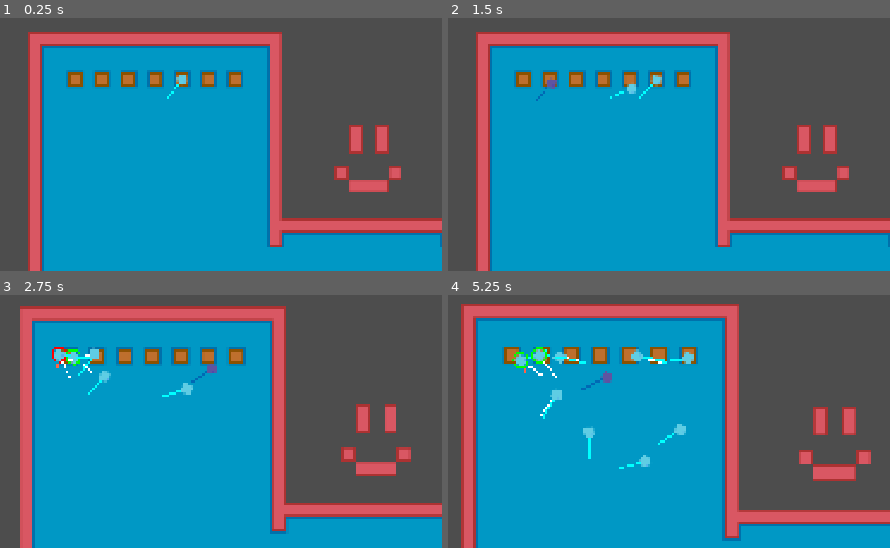
Above: before the commit, frames 1-4 (two rows, left to right).
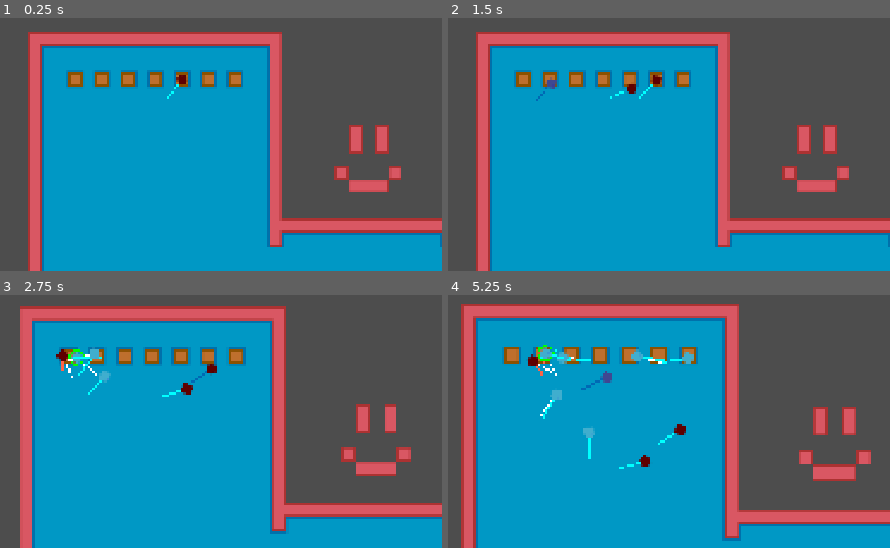
Above: after the commit, the same moments.

Repository: djairoh/crowdSim
Game: Godot game, scene res://scenes/crowd_manager.tscn
The game is run twice, just before and just after one commit, with the same random seed, the same clock (stepped at 60 frames per second) and the same inputs.
Inputs (mouse positions are in pixels of both pictures, inside the frame that each line leads up to):
- Up to frame 1 (0.25 s): no input
- Up to frame 2 (1.5 s): tap Enter at 0.5 s; drag from (629, 81) to (outside the picture) at 0.52 s; tap R (resetCamera) at 1.25 s; drag from (549, 81) to (448, 136) at 1.27 s
- Up to frame 3 (2.75 s): move the mouse to (207, 360) at 2.02 s; hold Mouse wheel up (zoomIn) from 2.03 s (still down); click (207, 360) at 2.17 s
- Up to frame 4 (5.25 s): release Mouse wheel up (zoomIn) at 2.75 s; drag from (523, 358) to (669, 398) at 2.77 s; drag from (545, 360) to (531, 322) at 3.52 s; drag from (509, 358) to (642, 439) at 4.27 s; move the mouse to (607, 373) at 5.02 s; hold Mouse wheel up (zoomIn) from 5.03 s (still down); click (607, 373) at 5.17 s

The runs differ from the first frame. In frame 1, less than 0.1% of the frame differs, in the area x 39-43%, y 22-27%; in frame 2, 0.2%; in frame 3, 0.8%; in frame 4, 1.4%, in the area x 14-56%, y 19-68%.

Commit message:
Fix personal spaces and add sprite colors

Diff:
--- a/scripts/Agent.gd
+++ b/scripts/Agent.gd
@@ -7,7 +7,6 @@
 @onready var repulsion = $Repulsion
 @onready var rules = $Rules
 @onready var agent_state: AgentState = $AgentState
-
 
 @export var max_speed: float = 32.0
 @export var acceleration: float = 10.0
@@ -92,6 +91,11 @@
 	forces._draw()
 	repulsion._draw()
 
+	## Show panic agents
+	#if agent_state.is_panic():
+		#draw_circle(Vector2.ZERO, 6.0, Color.ORANGE_RED, true)
+
+
 	if rules.stopping_rule:
 		draw_circle(Vector2.ZERO, 8.0, Color.RED, false, 2.0)
 		draw_line(Vector2.ZERO, repulsion.F_r_ot * 20.0, Color.RED, 2.0)
--- a/scripts/CrowdManager.gd
+++ b/scripts/CrowdManager.gd
@@ -6,6 +6,10 @@
 
 @onready var lvl = $level
 @onready var nav_reg = $level/NavigationRegion2D
+
+# Panic agent ratio
+@export_range(0.0, 1.0)
+var panic_ratio: float = 0.2
 
 func _ready():
 	var viewport_size = get_viewport_rect().size
@@ -18,6 +22,13 @@
 func _initialize_agent(agent: CrowdAgent):
 	agent.set_crowd_manager(self)
 	agent.global_position = lvl.get_random_spawn()
+
+	# Set panic agents
+	if randf() < panic_ratio:
+		agent.agent_state.set_panic()
+	else:
+		agent.agent_state.set_normal()
+
 	agent.request_path(lvl.get_random_goal())
 	# FIXME: agent unreachable target logic
 	#while agent.request_path(lvl.get_random_goal()) == false:
--- a/scripts/agent_state.gd
+++ b/scripts/agent_state.gd
@@ -2,7 +2,11 @@
 
 # This class handles the different types of agent states and remove coupling from
 # agent class trying to handle states
+# TODO: Update sprite colors
 class_name AgentState
+
+@onready var sprite: Sprite2D = get_parent().get_node("Sprite2D")
+
 
 enum states {
 	NORMAL,
@@ -15,12 +19,15 @@
 # Set the states
 func set_normal() -> void:
 	current_state = states.NORMAL
+	sprite.modulate = Color.LIGHT_BLUE
 
 func set_panic() -> void:
 	current_state = states.PANIC
+	sprite.modulate = Color.RED
 
 func set_impatient() -> void:
 	current_state = states.IMPATIENT
+	sprite.modulate = Color.YELLOW
 
 # Check agent state
 func is_normal() -> bool:
--- a/scripts/repulsion.gd
+++ b/scripts/repulsion.gd
@@ -61,7 +61,7 @@
 	if shape == null:
 		return
 
-	shape.radius = AGENT_RADIUS + personal_space + AGENT_RADIUS
+	shape.radius = AGENT_RADIUS + personal_space
 
 func _update_wall_ray_length() -> void:
 	var repulsion_range: float = AGENT_RADIUS + personal_space
